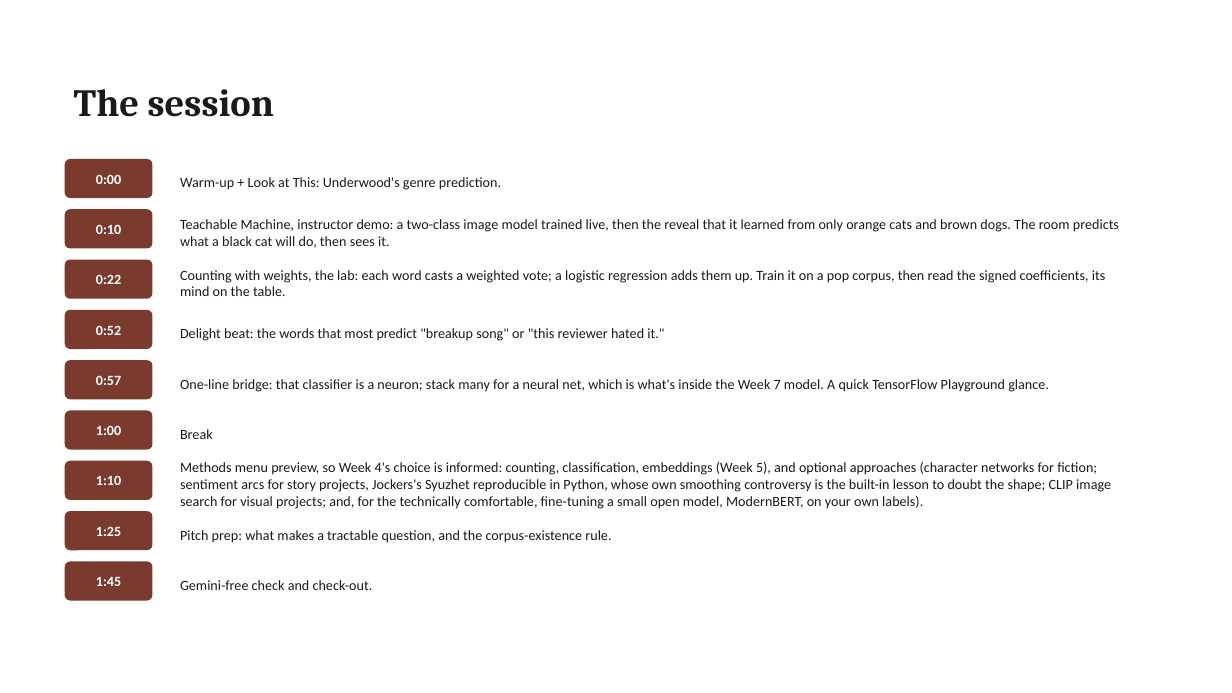
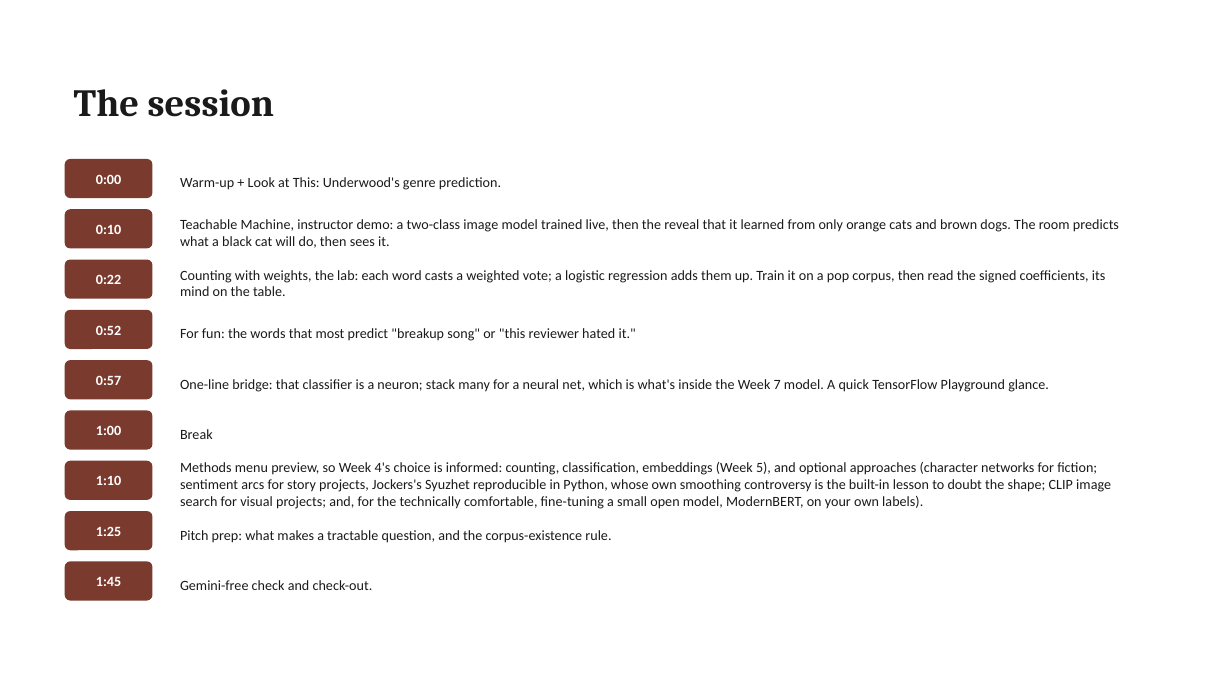
Before and after one commit to lucianli123/culture-as-data-2026, a slide deck: slide 9 of slides/pptx/week-03.pptx. Drawn at 1232x693 pixels with LibreOffice and Linux fonts; fonts in the diff are those of the drawing. Boxes give left, top, right and bottom in pixels: in the first picture for what was removed or moved away, otherwise in the second. Text is boxed around its words. In the diff, an @@ line names an element or a change of style, - is before the commit and + after.

```diff
--- a/slides/pptx/week-03.pptx
+++ b/slides/pptx/week-03.pptx
@@ text at (x1=180, y1=328, x2=636, y2=341): text changed @@
-Delight beat: the words that most predict "breakup song" or "this reviewer hated it."
+For fun: the words that most predict "breakup song" or "this reviewer hated it."
```
Also in this commit, not shown: 4 other slides changed, 35 other files.
